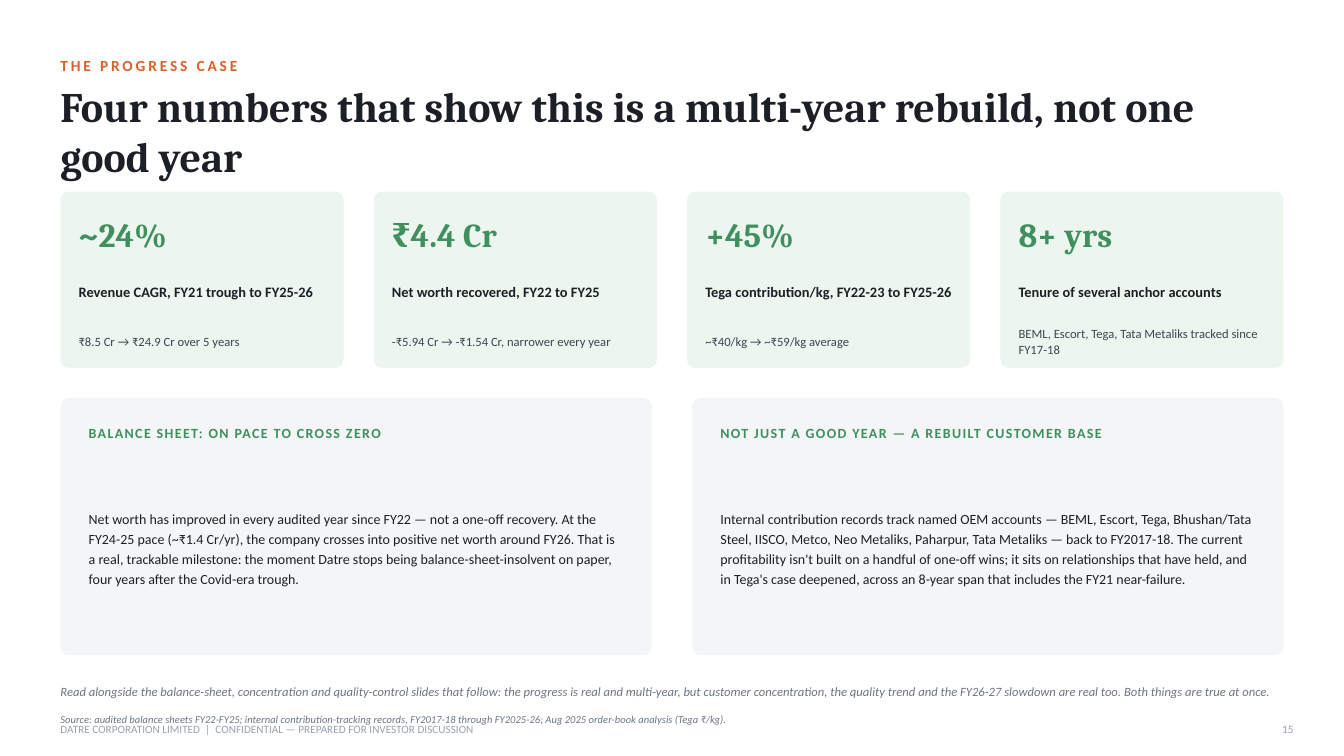
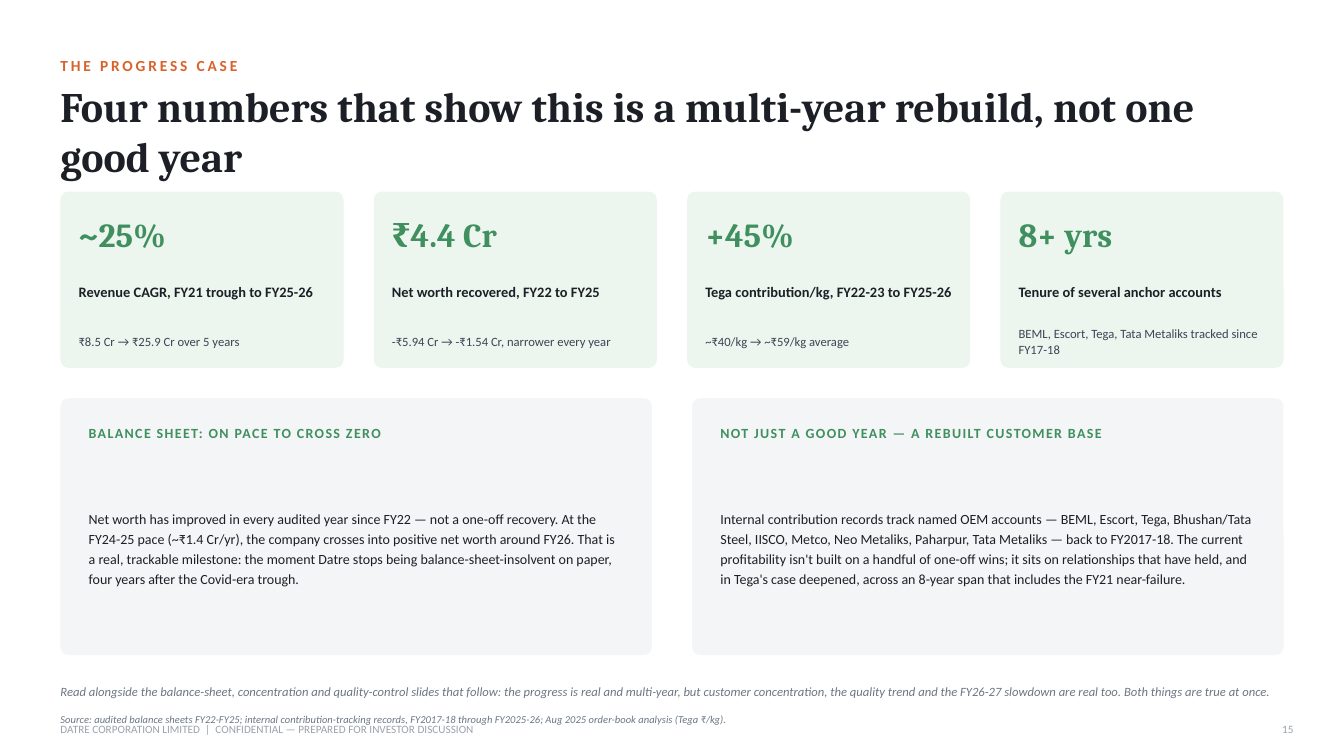
Before and after one commit to indutta/google-drive, a slide deck: slide 15 of investor-pitch/Datre_Corporation_Investor_Pitch.pptx. Drawn at 1344x756 pixels with LibreOffice and Linux fonts; fonts in the diff are those of the drawing. Boxes give left, top, right and bottom in pixels: in the first picture for what was removed or moved away, otherwise in the second. Text is boxed around its words. In the diff, an @@ line names an element or a change of style, - is before the commit and + after.

```diff
--- a/investor-pitch/Datre_Corporation_Investor_Pitch.pptx
+++ b/investor-pitch/Datre_Corporation_Investor_Pitch.pptx
@@ text at [79, 224, 166, 248]: text changed @@
-~24%
+~25%
@@ text at [79, 337, 239, 348]: text changed @@
-₹8.5 Cr → ₹24.9 Cr over 5 years
+₹8.5 Cr → ₹25.9 Cr over 5 years
```
Also in this commit, not shown: 8 other slides changed, 1 other file.
